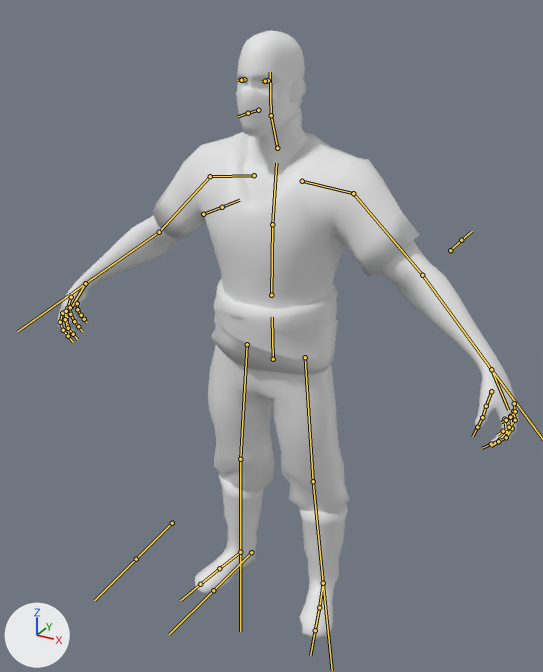
Renders of the FBX model JunkCityRPG/Assets/BasicBandit/BasicBanditBlend 1.fbx from each side of a commit.
Rendered twice from a 50 mm camera at (1.01, -1.868, 1.901) aimed at (0.084, -0.185, 1.06). Every picture has the same lights, and +X, +Y and +Z are marked at lower left. The bones that bend it are drawn over the model as lines.

The first picture shows 'BasicBandit_Body', 'BasicBandit_Clothes', 'BasicBandit_Eye', 'BasicBandit_Mask'.
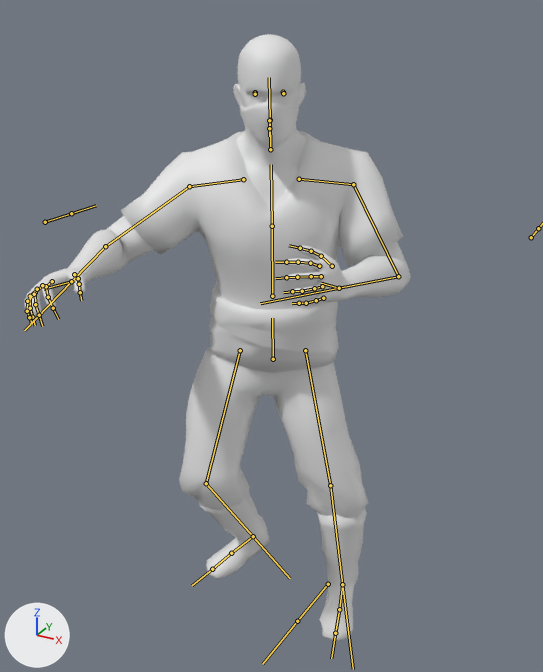
The newer file adds an action. The first version stands in its rest pose; the second is drawn at frame 1 of the action 'Armature|Attack'.

Location of each change, [x1, y1, x2, y2] in pixels of the pictures (543 x 672 px):
'BasicBandit_Clothes', posed (6% wider): before [153, 131, 419, 639]; after [121, 131, 404, 642]
'BasicBandit_Body', posed (16% narrower, 32% shorter): before [57, 30, 519, 446]; after [25, 34, 411, 318]
'BasicBandit_Mask', posed: before [236, 86, 302, 137]; after [240, 102, 299, 149]
bone 'Hips', root to tip: before (273, 359) to (272, 317); after (273, 359) to (272, 318)
bone 'Spine', root to tip: before (271, 295) to (272, 224); after (272, 296) to (272, 226)
bone 'Chest', root to tip: before (272, 224) to (276, 163); after (272, 226) to (271, 164)
bone 'Neck', root to tip: before (277, 148) to (271, 115); after (270, 149) to (270, 120)
bone 'UpperArm.L', root to tip: before (353, 193) to (422, 275); after (353, 184) to (398, 276)
bone 'LowerArm.L', root to tip: before (422, 275) to (491, 369); after (398, 276) to (339, 288)
bone 'UpperArm.R', root to tip: before (210, 176) to (159, 232); after (189, 186) to (105, 246)
bone 'LowerArm.R', root to tip: before (159, 232) to (85, 283); after (105, 246) to (71, 281)
bone 'UpperLeg.L', root to tip: before (305, 357) to (313, 481); after (305, 350) to (330, 485)
bone 'LowerLeg.L', root to tip: before (313, 481) to (323, 583); after (330, 485) to (342, 584)
bone 'UpperLeg.R', root to tip: before (247, 344) to (240, 459); after (240, 350) to (206, 483)
bone 'LowerLeg.R', root to tip: before (240, 459) to (240, 552); after (206, 483) to (253, 536)
bone 'HandIK.L', root to tip: before (491, 369) to (492, 368); after (339, 288) to (340, 287)
bone 'Hand.L', root to tip: before (491, 369) to (508, 410); after (339, 288) to (321, 283)
bone 'HandIK.R', root to tip: before (85, 283) to (87, 282); after (71, 281) to (74, 280)
bone 'Hand.R', root to tip: before (85, 283) to (71, 308); after (71, 281) to (43, 289)
bone 'HeelIK.L', root to tip: before (323, 583) to (324, 581); after (342, 584) to (344, 582)
bone 'HeelIK.R', root to tip: before (240, 552) to (242, 550); after (253, 536) to (254, 535)

The edits, one by one:
Bone 'Hips' (bone_hips) turns from (0, 0, 0) to (1, 29, -1) degrees about its own x, y and z.
Bone 'Spine' (bone_spine) turns from (0, 0, 0) to (1, 0, 0) degrees about its own x, y and z.
Bone 'Chest' (bone_chest) turns from (0, 0, 0) to (2, 0, 0) degrees about its own x, y and z.
Bone 'Neck' (bone_neck) turns from (0, 0, 0) to (-5, 0, 0) degrees about its own x, y and z.
Bone 'UpperArm.L' (bone_upperarm_l) turns from (0, 0, 0) to (-18, 30, -39) degrees about its own x, y and z.
Bone 'LowerArm.L' (bone_lowerarm_l) turns from (0, 0, 0) to (15, 11, -70) degrees about its own x, y and z.
Bone 'UpperArm.R' (bone_upperarm_r) turns from (0, 0, 0) to (13, -13, 20) degrees about its own x, y and z.
Bone 'LowerArm.R' (bone_lowerarm_r) turns from (0, 0, 0) to (11, -5, 45) degrees about its own x, y and z.
Bone 'UpperLeg.L' (bone_upperleg_l) turns from (0, 0, 0) to (-1, 31, -20) degrees about its own x, y and z.
Bone 'LowerLeg.L' (bone_lowerleg_l) turns from (0, 0, 0) to (-7, 1, 16) degrees about its own x, y and z.
Bone 'UpperLeg.R' (bone_upperleg_r) turns from (0, 0, 0) to (3, 30, 22) degrees about its own x, y and z.
Bone 'LowerLeg.R' (bone_lowerleg_r) turns from (0, 0, 0) to (11, 5, -49) degrees about its own x, y and z.
Bone 'HandIK.L' (bone_handik_l) moves from (0.0, 0.0, 0.0) to (-0.361, -0.159, 0.207).
Bone 'Hand.L' (bone_hand_l) turns from (0, 0, 0) to (35, 5, -99) degrees about its own x, y and z.
Bone 'HandIK.R' (bone_handik_r) moves from (0.0, 0.0, 0.0) to (0.439, -0.511, 0.24).
Bone 'Hand.R' (bone_hand_r) turns from (0, 0, 0) to (27, -38, 75) degrees about its own x, y and z.
Bone 'HeelIK.L' (bone_heelik_l) moves from (0.0, 0.0, 0.0) to (0.074, -0.002, 0.027).
Bone 'HeelIK.R' (bone_heelik_r) moves from (0.0, 0.0, 0.0) to (0.06, -0.009, 0.1).
